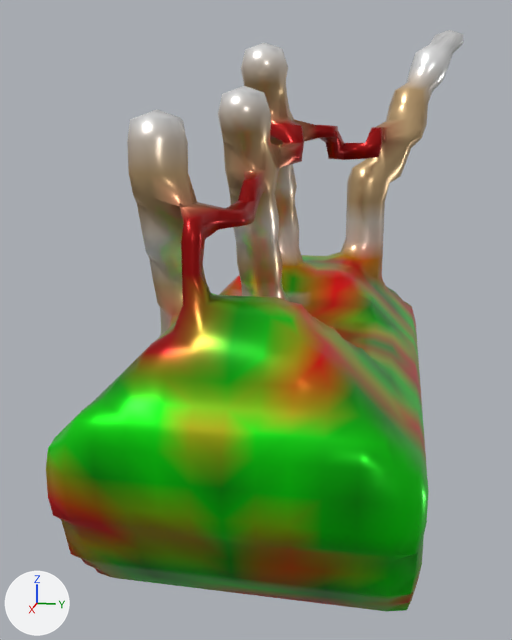
The glTF model glb/smooth/1001-2000/1375.glb: old version first, new version second.
Camera for both pictures: a 50 mm camera at (1.558, 0.214, 1.293) aimed at (-0.007, -0.099, 0.902). Arrows for +X, +Y and +Z are at lower left; the lights stay in place. Vertices at the same position are counted once.

The older version as bpy lines, for what is in view:
```python
me_mesh_0 = bpy.data.meshes.new('Mesh_0')
me_mesh_0.from_pydata(...)  # 1934 vertices, 3882 faces; spans x -0.62..0.62, y -0.38..0.36, z 0.0..1.6
me_mesh_0.materials.append(mat_material_0)
ob_mesh_0 = bpy.data.objects.new('Mesh_0', me_mesh_0)
ob_mesh_0.location = (0.0, 0.0, 0.0)
```
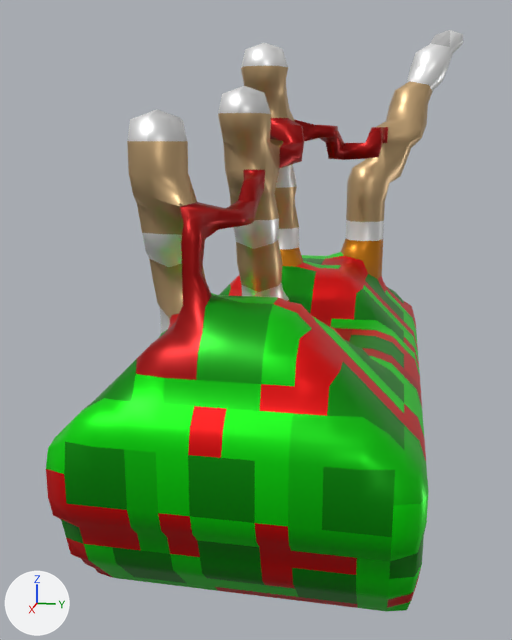
Location of each change, [x1, y1, x2, y2] in pixels of the pictures (512 x 640 px):
part 1 of me_mesh_0, deleted (green): before [112, 307, 424, 608]
part 2 of me_mesh_0, recoloured: [46, 30, 463, 611] in both

The change, as a list of edits to the scene's bpy script:
```text
Change me_mesh_0:
    used by ob_mesh_0; location = (0.0, 0.0, 0.0)
    remove me_mesh_0.from_pydata(...)  # 1934 vertices, 3882 faces; spans x -0.62..0.62, y -0.38..0.36, z 0.0..1.6
    add me_mesh_0.from_pydata(...)  # 1832 vertices, 3556 faces; spans x -0.62..0.62, y -0.38..0.36, z 0.0..1.6
    me_mesh_0 part 1: 102 vertices removed from x -0.62..0.61, y -0.38..0.28, z 0.4..0.9
    me_mesh_0 part 2: 2912 kept faces spanning x -0.62..0.62, y -0.38..0.36, z 0.01..1.6 get new vertex colours
```
